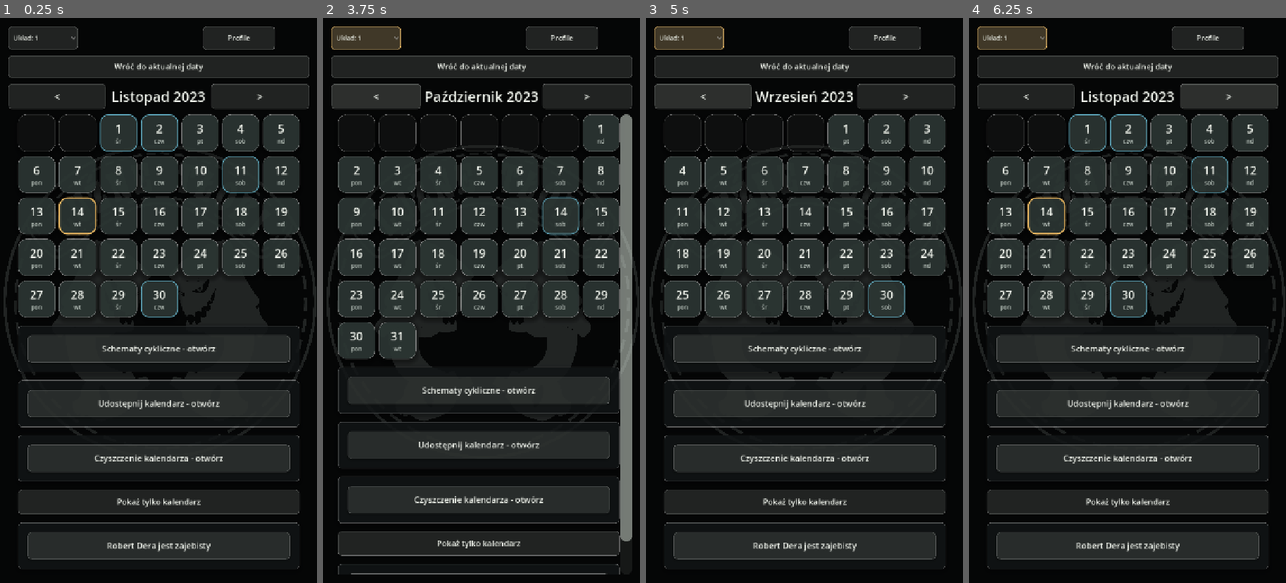
Above: before the commit, frames 1-4 (left to right).
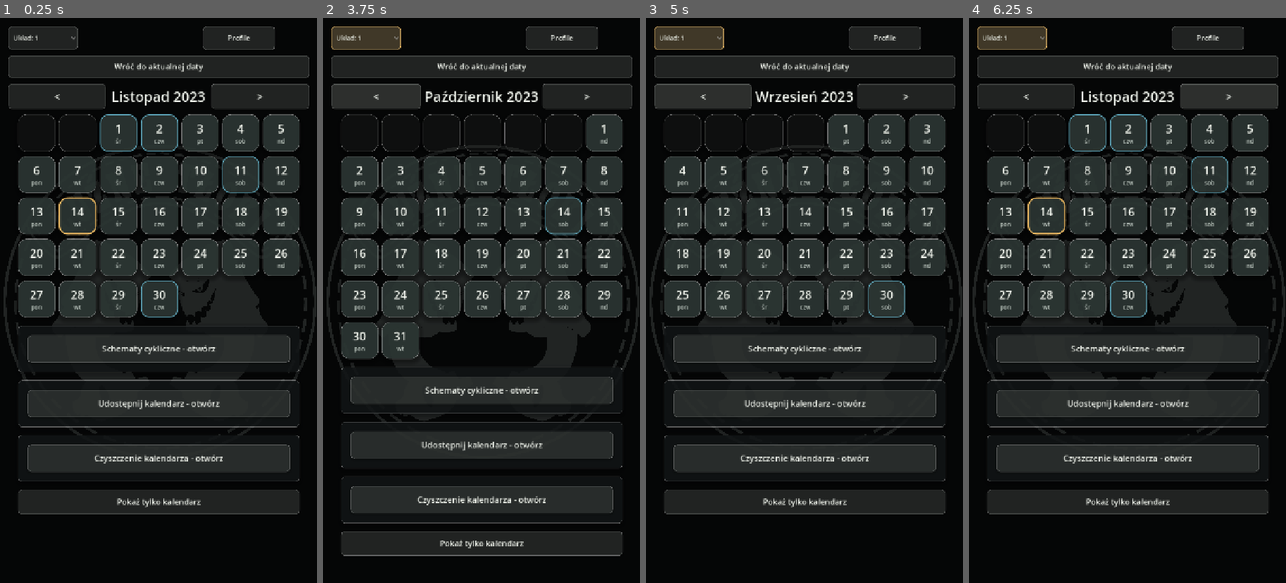
Above: after the commit, the same moments.

Repository: ElKlient/IDOL-Genesis
Game: Godot game, scene res://scenes/main.tscn
Two runs of this game, one before a commit and one after it. Both use one fixed random seed, a clock stepped at 60 frames per second and the inputs below.
Inputs (mouse positions are in pixels of both pictures, inside the frame that each line leads up to):
- Up to frame 1 (0.25 s): no input
- Up to frame 2 (3.75 s): click (481, 543) at 0.5 s, where only the run before the commit has a clickable "Robert Dera jest zajebisty"; click (478, 543) at 1.25 s, where only the run before the commit has a clickable "Robert Dera jest zajebisty"; click "Układ: 1" at 2 s; click "Wróć do aktualnej daty" at 2.75 s; click "<" at 3.5 s
- Up to frame 3 (5 s): click "<" at 4.25 s
- Up to frame 4 (6.25 s): click ">" at 5 s; click ">" at 5.75 s

The runs differ from the first frame. In frame 1, 4.3% of the frame differs, in the area x 5-95%, y 89-98%; in frame 2, 11%, in the area x 4-98%, y 17-99%; in frame 3, 4.3%; in frame 4, 4.3%.

Commit message:
Remove Robert note panel

Diff:
--- a/apps/wspolny-kalendarz/scripts/main.gd
+++ b/apps/wspolny-kalendarz/scripts/main.gd
@@ -141,13 +141,9 @@
 var sharing_toggle_button: Button
 var sharing_body: VBoxContainer
 var calendar_only_button: Button
-var robert_panel: PanelContainer
-var robert_toggle_button: Button
-var robert_body: VBoxContainer
 var system_days_expanded := false
 var sharing_expanded := false
 var calendar_clear_expanded := false
-var robert_expanded := false
 var calendar_only_mode := false
 var profile_panel_open := false
 var settings_loaded := false
@@ -346,9 +342,6 @@
 	_connect_tap(calendar_only_button, Callable(self, "_toggle_calendar_only_mode"))
 	content_root.add_child(calendar_only_button)
 
-	robert_panel = _build_robert_panel()
-	content_root.add_child(robert_panel)
-
 	_style_main_scrollbar()
 	_build_day_dialog()
 	_build_system_scheme_name_dialog()
@@ -579,26 +572,6 @@
 	_prepare_danger_button(clear_button, 18, 56)
 	_connect_tap(clear_button, Callable(self, "_confirm_clear_selected_calendar"))
 	calendar_clear_body.add_child(clear_button)
-
-	return panel
-
-
-func _build_robert_panel() -> PanelContainer:
-	var panel := _panel()
-	var box := _panel_box(panel)
-
-	robert_toggle_button = _make_panel_toggle_button("Robert Dera jest zajebisty", Callable(self, "_toggle_robert_panel"))
-	box.add_child(robert_toggle_button)
-
-	robert_body = VBoxContainer.new()
-	robert_body.visible = robert_expanded
-	robert_body.add_theme_constant_override("separation", 8)
-	box.add_child(robert_body)
-
-	var robert_label := _make_label("Robert Dera jest zajebisty, jeździ roadstarem 1.6.", 20, COLOR_TEXT)
-	robert_label.autowrap_mode = TextServer.AUTOWRAP_WORD_SMART
-	robert_label.horizontal_alignment = HORIZONTAL_ALIGNMENT_CENTER
-	robert_body.add_child(robert_label)
 
 	return panel
 
@@ -1360,8 +1333,6 @@
 		sharing_body.visible = sharing_expanded and not calendar_only_mode
 	if calendar_clear_body != null:
 		calendar_clear_body.visible = calendar_clear_expanded and not calendar_only_mode
-	if robert_body != null:
-		robert_body.visible = robert_expanded
 
 	if system_days_toggle_button != null:
 		system_days_toggle_button.text = "Schematy cykliczne - schowaj" if system_days_expanded else "Schematy cykliczne - otwórz"
@@ -1385,12 +1356,6 @@
 
 func _toggle_calendar_clear_panel() -> void:
 	calendar_clear_expanded = not calendar_clear_expanded
-	_refresh_collapsible_panels()
-	_save_settings_to_disk()
-
-
-func _toggle_robert_panel() -> void:
-	robert_expanded = not robert_expanded
 	_refresh_collapsible_panels()
 	_save_settings_to_disk()
 
@@ -2716,7 +2681,6 @@
 	config.set_value("ui", "system_days_expanded", system_days_expanded)
 	config.set_value("ui", "sharing_expanded", sharing_expanded)
 	config.set_value("ui", "calendar_clear_expanded", calendar_clear_expanded)
-	config.set_value("ui", "robert_expanded", robert_expanded)
 	config.set_value("ui", "calendar_only_mode", calendar_only_mode)
 	config.set_value("ui", "profile_panel_open", profile_panel_open)
 	config.set_value("data", "calendars", calendars.duplicate(true))
@@ -2739,7 +2703,6 @@
 	system_days_expanded = bool(config.get_value("ui", "system_days_expanded", system_days_expanded))
 	sharing_expanded = bool(config.get_value("ui", "sharing_expanded", sharing_expanded))
 	calendar_clear_expanded = bool(config.get_value("ui", "calendar_clear_expanded", calendar_clear_expanded))
-	robert_expanded = bool(config.get_value("ui", "robert_expanded", robert_expanded))
 	calendar_only_mode = bool(config.get_value("ui", "calendar_only_mode", calendar_only_mode))
 	profile_panel_open = bool(config.get_value("ui", "profile_panel_open", profile_panel_open))
 
